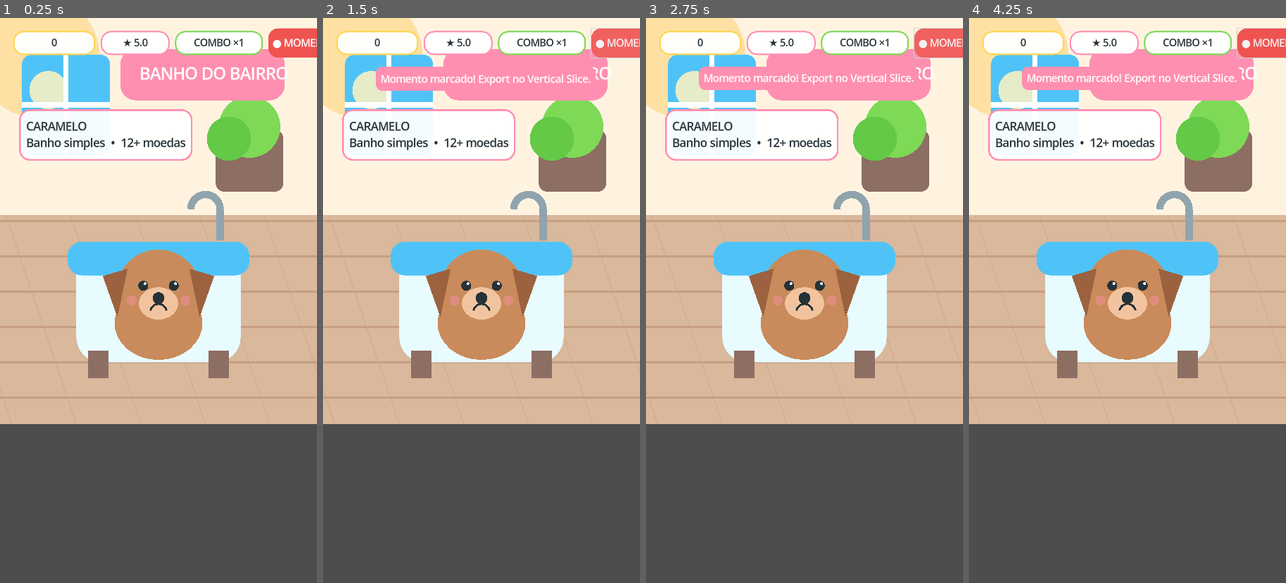
Above: before the commit, frames 1-4 (left to right).
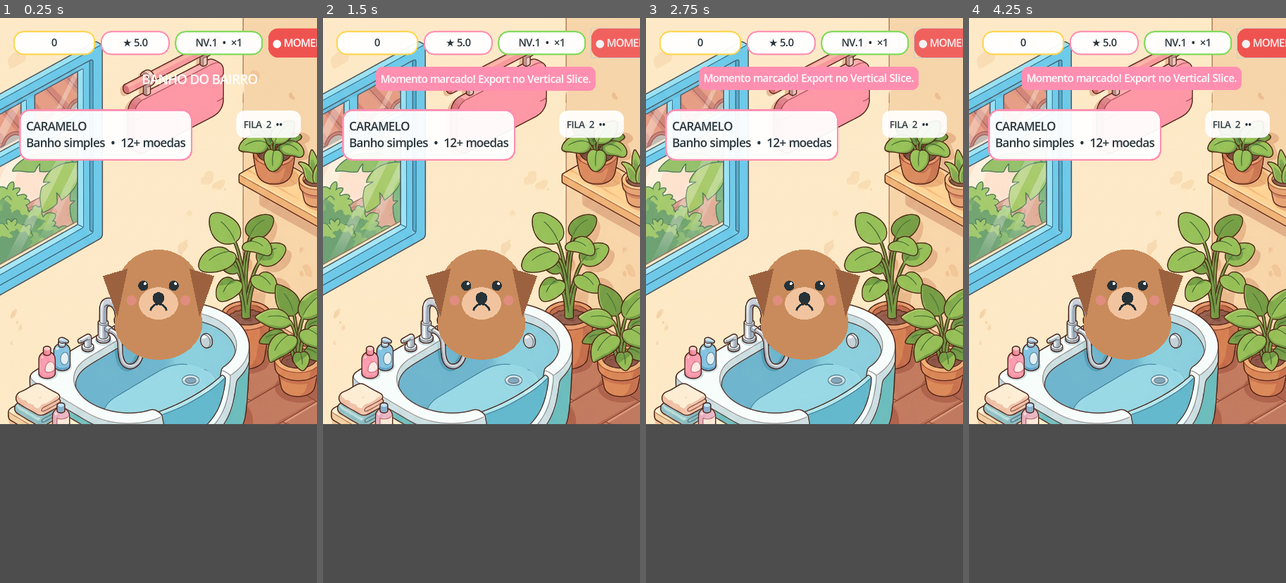
Above: after the commit, the same moments.

Repository: berger33/game_idlepet
Game: Godot game, scene res://scenes/main/Main.tscn
The game is run twice, just before and just after one commit, with the same random seed, the same clock (stepped at 60 frames per second) and the same inputs.
Inputs (mouse positions are in pixels of both pictures, inside the frame that each line leads up to):
- Up to frame 1 (0.25 s): no input
- Up to frame 2 (1.5 s): click "● MOMENTO" at 0.5 s; click "● MOMENTO" at 1.25 s
- Up to frame 3 (2.75 s): click "● MOMENTO" at 2 s
- Up to frame 4 (4.25 s): tap Enter at 2.75 s; move the mouse to (1197, 272) at 2.77 s; click (1197, 272) at 2.92 s; tap Space at 3.5 s; drag from (1064, 328) to (1111, 413) at 3.52 s

The runs differ from the first frame. In frame 1, 51% of the frame differs, in the area x 0-100%, y 0-72%; in frame 2, 49%; in frame 3, 49%; in frame 4, 49%.

Commit message:
feat: consolidate progression and professional visual polish
Co-authored-by: arena-agent <297053741+arena-agent@users.noreply.github.com>

Diff:
--- a/autoload/AudioManager.gd
+++ b/autoload/AudioManager.gd
@@ -3,6 +3,7 @@
 
 const SAMPLE_RATE: int = 22050
 var player: AudioStreamPlayer
+var music_player: AudioStreamPlayer
 var cache: Dictionary = {}
 
 
@@ -16,6 +17,12 @@
 	cache[&"perfect"] = _chime([660.0, 880.0, 1320.0], 0.12)
 	cache[&"error"] = _chime([220.0, 165.0], 0.13)
 	cache[&"review"] = _chime([740.0, 988.0], 0.1)
+	music_player = AudioStreamPlayer.new()
+	music_player.bus = &"Master"
+	music_player.stream = _ambient_loop()
+	music_player.volume_db = linear_to_db(float(GameState.settings.get("music", 0.7)) * 0.22)
+	add_child(music_player)
+	music_player.play()
 
 
 func play(sfx: StringName) -> void:
@@ -53,6 +60,35 @@
 	return _wav(bytes)
 
 
+func _ambient_loop() -> AudioStreamWAV:
+	var duration: float = 8.0
+	var frames: int = int(SAMPLE_RATE * duration)
+	var bytes: PackedByteArray = PackedByteArray()
+	bytes.resize(frames * 2)
+	var chords: Array = [
+		[261.63, 329.63, 392.00],
+		[220.00, 261.63, 329.63],
+		[174.61, 220.00, 261.63],
+		[196.00, 246.94, 293.66],
+	]
+	for i: int in frames:
+		var time: float = float(i) / SAMPLE_RATE
+		var chord: Array = chords[int(time / 2.0) % chords.size()]
+		var sample_value: float = 0.0
+		for frequency: float in chord:
+			sample_value += sin(TAU * frequency * time) * 0.06
+		var beat_phase: float = fmod(time, 0.5) / 0.5
+		var melody_frequency: float = chord[int(time * 2.0) % chord.size()] * 2.0
+		sample_value += sin(TAU * melody_frequency * time) * 0.04 * (1.0 - beat_phase)
+		var sample: int = int(clampf(sample_value, -0.3, 0.3) * 32767.0)
+		bytes.encode_s16(i * 2, sample)
+	var stream: AudioStreamWAV = _wav(bytes)
+	stream.loop_mode = AudioStreamWAV.LOOP_FORWARD
+	stream.loop_begin = 0
+	stream.loop_end = frames
+	return stream
+
+
 func _wav(bytes: PackedByteArray) -> AudioStreamWAV:
 	var stream: AudioStreamWAV = AudioStreamWAV.new()
 	stream.format = AudioStreamWAV.FORMAT_16_BITS
--- a/autoload/GameState.gd
+++ b/autoload/GameState.gd
@@ -1,7 +1,7 @@
 extends Node
 ## Estado autoritativo serializável da sessão.
 
-const SAVE_VERSION: int = 2
+const SAVE_VERSION: int = 3
 var coins: float = 0.0
 var embers: int = 0
 var franchise_tokens: int = 0
@@ -10,6 +10,8 @@
 var combo: int = 0
 var best_combo: int = 0
 var services_completed: int = 0
+var player_level: int = 1
+var player_xp: int = 0
 var reviews_total: int = 0
 var reviews_sum: int = 0
 var prestige_level: int = 0
@@ -101,6 +103,8 @@
 		"combo": combo,
 		"best_combo": best_combo,
 		"services_completed": services_completed,
+		"player_level": player_level,
+		"player_xp": player_xp,
 		"reviews_total": reviews_total,
 		"reviews_sum": reviews_sum,
 		"prestige_level": prestige_level,
@@ -128,6 +132,8 @@
 	combo = int(data.get("combo", 0))
 	best_combo = int(data.get("best_combo", combo))
 	services_completed = int(data.get("services_completed", 0))
+	player_level = int(data.get("player_level", 1))
+	player_xp = int(data.get("player_xp", 0))
 	reviews_total = int(data.get("reviews_total", 0))
 	reviews_sum = int(data.get("reviews_sum", 0))
 	prestige_level = int(data.get("prestige_level", 0))
@@ -212,9 +218,28 @@
 	if total_coins + reward >= 500.0:
 		establishment_tier = maxi(establishment_tier, 2)
 	_check_achievements(quality)
+	_add_xp(15 if quality == &"perfect" else 10)
 	add_coins(reward, &"service")
 	EventBus.combo_changed.emit(combo)
 	SaveManager.request_save()
+
+
+func xp_to_next_level() -> int:
+	return 40 + (player_level - 1) * 20
+
+
+func _add_xp(amount: int) -> void:
+	player_xp += amount
+	while player_xp >= xp_to_next_level():
+		player_xp -= xp_to_next_level()
+		player_level += 1
+		var level_reward: int = 20 + player_level * 5
+		coins += level_reward
+		total_coins += level_reward
+		EventBus.toast_requested.emit(
+			"Nível %d! +%d moedas" % [player_level, level_reward], Color("4fc3f7")
+		)
+		Analytics.track(&"level_up", {"level": player_level})
 
 
 func _check_achievements(quality: StringName) -> void:
--- a/autoload/SaveManager.gd
+++ b/autoload/SaveManager.gd
@@ -97,6 +97,11 @@
 		data["last_daily_claim"] = ""
 		data["daily_streak"] = 0
 		data["establishment_tier"] = 1
+		version = 2
+	if version == 2:
+		data["version"] = 3
+		data["player_level"] = 1 + int(data.get("services_completed", 0)) / 5
+		data["player_xp"] = 0
 	return data
 
 
--- a/core/gameplay/PetShopCanvas.gd
+++ b/core/gameplay/PetShopCanvas.gd
@@ -1,6 +1,9 @@
 class_name PetShopCanvas
 extends Control
-## Arte vetorial procedural coesa; substituível por atlas sem mudar gameplay.
+## Cenário ilustrado + personagens/VFX vetoriais em runtime.
+
+const BATH_BACKGROUND: Texture2D = preload("res://art/backgrounds/petshop_quintal.png")
+const GROOM_BACKGROUND: Texture2D = preload("res://art/backgrounds/petshop_tosa.png")
 
 var pet_position: Vector2 = Vector2(540, 930)
 var pet_happy: bool = false
@@ -10,15 +13,25 @@
 var celebration: float = 0.0
 var shake_phase: float = 0.0
 var service_mode: StringName = &"bath"
+var upgrade_level: int = 0
+var arrival_time: float = 1.0
+var queue_box: StyleBoxFlat
+var level_box: StyleBoxFlat
+var fur_color: Color = Color("c98b5b")
+var ear_color: Color = Color("9c623f")
+var muzzle_color: Color = Color("f1c49f")
 
 
 func _ready() -> void:
+	queue_box = _box(Color("ffffff", 0.92), 28)
+	level_box = _box(Color("ffd54f", 0.94), 28)
 	mouse_filter = Control.MOUSE_FILTER_IGNORE
 	set_process(true)
 
 
 func _process(delta: float) -> void:
 	shake_phase += delta
+	arrival_time = minf(1.0, arrival_time + delta * 2.8)
 	celebration = maxf(0.0, celebration - delta)
 	for bubble: Dictionary in bubbles:
 		bubble["p"] = bubble["p"] + Vector2(0, -float(bubble["speed"]) * delta)
@@ -47,6 +60,26 @@
 	celebration = 1.8
 
 
+func set_pet_identity(pet_name: String) -> void:
+	if pet_name == "Luna":
+		fur_color = Color("f2dfcf")
+		ear_color = Color("c9a58d")
+		muzzle_color = Color("fff3e0")
+	elif pet_name == "Thor":
+		fur_color = Color("8d5a3b")
+		ear_color = Color("5d4037")
+		muzzle_color = Color("d8b08c")
+	else:
+		fur_color = Color("c98b5b")
+		ear_color = Color("9c623f")
+		muzzle_color = Color("f1c49f")
+
+
+func arrive() -> void:
+	arrival_time = 0.0
+	pet_happy = false
+
+
 func reset_pet() -> void:
 	pet_happy = false
 	pet_wet = false
@@ -54,44 +87,51 @@
 
 
 func _draw() -> void:
-	# Parede ensolarada e piso pseudo-isométrico.
-	draw_rect(Rect2(0, 0, size.x, size.y), Color("fff3e0"))
-	draw_circle(Vector2(130, 130), 210, Color("ffe0a3"))
-	draw_rect(Rect2(0, 670, size.x, size.y - 670), Color("d9b89c"))
-	for y: int in range(690, int(size.y), 120):
-		draw_line(Vector2(0, y), Vector2(size.x, y), Color("c79e82"), 5)
-	for x: int in range(-200, int(size.x) + 200, 220):
-		draw_line(Vector2(x, 670), Vector2(x + 240, size.y), Color("c79e82", 0.5), 3)
-	# Janela e plantas.
-	_rounded(Rect2(75, 125, 300, 340), Color("4fc3f7"), 32)
-	draw_circle(Vector2(165, 245), 65, Color("fff3bf", 0.85))
-	draw_line(Vector2(225, 125), Vector2(225, 465), Color.WHITE, 18)
-	draw_line(Vector2(75, 295), Vector2(375, 295), Color.WHITE, 18)
-	_rounded(Rect2(735, 380, 230, 210), Color("8d6e63"), 28)
-	draw_circle(Vector2(850, 370), 105, Color("7ed957"))
-	draw_circle(Vector2(780, 410), 75, Color("63c947"))
-	# Placa.
-	_rounded(Rect2(410, 105, 560, 175), Color("ff8fb1"), 52)
+	var background: Texture2D = GROOM_BACKGROUND if service_mode == &"groom" else BATH_BACKGROUND
+	var source_height: float = minf(981.0, background.get_height())
+	draw_texture_rect_region(
+		background,
+		Rect2(Vector2.ZERO, size),
+		Rect2(0.0, 0.0, float(background.get_width()), source_height)
+	)
+	# A placa da ilustração permanece sem texto; o título é localizado em runtime.
+	var room_title: String = "TOSA DO BAIRRO" if service_mode == &"groom" else "BANHO DO BAIRRO"
 	draw_string(
 		ThemeDB.fallback_font,
-		Vector2(475, 210),
-		"BANHO DO BAIRRO",
+		Vector2(430, 225),
+		room_title,
+		HORIZONTAL_ALIGNMENT_CENTER,
+		500,
+		42,
+		Color.WHITE
+	)
+	# Progressão visual e fila mantêm decisões visíveis sem abrir menus.
+	draw_style_box(queue_box, Rect2(805, 315, 220, 92))
+	draw_string(
+		ThemeDB.fallback_font,
+		Vector2(830, 374),
+		"FILA  2  ••",
 		HORIZONTAL_ALIGNMENT_LEFT,
 		-1,
-		54,
-		Color.WHITE
-	)
-	# Banheira.
-	draw_set_transform(Vector2.ZERO)
-	_rounded(Rect2(260, 780, 560, 390), Color("e8fbff"), 85)
-	_rounded(Rect2(230, 760, 620, 115), Color("4fc3f7"), 50)
-	draw_rect(Rect2(300, 1130, 70, 95), Color("8d6e63"))
-	draw_rect(Rect2(710, 1130, 70, 95), Color("8d6e63"))
-	draw_line(Vector2(750, 755), Vector2(750, 650), Color("90a4ae"), 26)
-	draw_arc(Vector2(700, 650), 50, PI, TAU, 20, Color("90a4ae"), 25)
-	# Pet.
+		30,
+		Color("263238")
+	)
+	if upgrade_level > 0:
+		draw_style_box(level_box, Rect2(70, 500, 250, 78))
+		draw_string(
+			ThemeDB.fallback_font,
+			Vector2(95, 552),
+			"ESTAÇÃO  Nv.%d" % upgrade_level,
+			HORIZONTAL_ALIGNMENT_LEFT,
+			-1,
+			28,
+			Color("263238")
+		)
+	# Pet entra com antecipação lateral e passa a reagir no centro da estação.
 	var bounce: float = sin(shake_phase * 5.0) * (7.0 if pet_happy else 2.0)
-	_draw_pet(pet_position + Vector2(0, bounce))
+	var eased_arrival: float = 1.0 - pow(1.0 - arrival_time, 3.0)
+	var pet_center: Vector2 = pet_position + Vector2((1.0 - eased_arrival) * -430.0, bounce)
+	_draw_pet(pet_center)
 	# Espuma ou tufos respondem à mecânica ativa.
 	var effect_count: int = int(progress * 18.0)
 	for i: int in effect_count:
@@ -126,7 +166,7 @@
 
 
 func _draw_pet(center: Vector2) -> void:
-	var fur: Color = Color("c98b5b") if not pet_wet else Color("986849")
+	var fur: Color = fur_color if not pet_wet else fur_color.darkened(0.24)
 	# Corpo, cabeça e orelhas de vira-lata caramelo.
 	draw_ellipse(center + Vector2(0, 105), Vector2(150, 125), fur)
 	draw_circle(center, 145, fur)
@@ -139,7 +179,7 @@
 				center + Vector2(-140, 85)
 			]
 		),
-		Color("9c623f")
+		ear_color
 	)
 	draw_colored_polygon(
 		PackedVector2Array(
@@ -149,13 +189,13 @@
 				center + Vector2(140, 85)
 			]
 		),
-		Color("9c623f")
+		ear_color
 	)
 	draw_circle(center + Vector2(-52, -22), 17, Color("263238"))
 	draw_circle(center + Vector2(52, -22), 17, Color("263238"))
 	draw_circle(center + Vector2(-46, -29), 5, Color.WHITE)
 	draw_circle(center + Vector2(58, -29), 5, Color.WHITE)
-	draw_ellipse(center + Vector2(0, 38), Vector2(67, 55), Color("f1c49f"))
+	draw_ellipse(center + Vector2(0, 38), Vector2(67, 55), muzzle_color)
 	draw_circle(center + Vector2(0, 20), 20, Color("263238"))
 	if pet_happy:
 		draw_arc(center + Vector2(0, 52), 38, 0.12, PI - 0.12, 22, Color("263238"), 8)
@@ -174,10 +214,6 @@
 	draw_colored_polygon(points, color)
 
 
-func _rounded(rect: Rect2, color: Color, radius: float) -> void:
-	draw_style_box(_box(color, radius), rect)
-
-
 func _box(color: Color, radius: float) -> StyleBoxFlat:
 	var box: StyleBoxFlat = StyleBoxFlat.new()
 	box.bg_color = color
--- a/scenes/main/Main.gd
+++ b/scenes/main/Main.gd
@@ -164,6 +164,9 @@
 	AudioManager.play(&"perfect" if quality == &"perfect" else &"coin")
 	HapticsManager.success()
 	result_title.text = "PERFEITO!" if quality == &"perfect" else "MUITO BOM!"
+	if GameState.combo >= 5:
+		result_title.text = "BANHO QUENTE ×%d" % GameState.combo
+		Analytics.track(&"combo_reached", {"level": GameState.combo})
 	result_title.modulate = Color("ffd54f") if quality == &"perfect" else GREEN
 	var outcome: String = (
 		"saiu limpinho!" if current_service == &"bath" else "ganhou um visual novo!"
@@ -235,7 +238,8 @@
 		"%s quer %s. Toque em SERVIR."
 		% [current_pet_name, "um banho" if current_service == &"bath" else "uma tosa"]
 	)
-	world.pet_happy = false
+	world.set_pet_identity(current_pet_name)
+	world.arrive()
 	Analytics.track(&"pet_arrived", {"rarity": "common", "pet_id": current_pet_name.to_lower()})
 
 
@@ -271,8 +275,10 @@
 
 func _refresh_economy(_currency: StringName = &"coins", _amount: float = 0.0) -> void:
 	coin_label.text = "%d" % int(GameState.coins)
-	combo_label.text = "COMBO ×%d" % maxi(1, GameState.combo)
+	combo_label.text = "NV.%d  •  ×%d" % [GameState.player_level, maxi(1, GameState.combo)]
 	review_label.text = "★ %.1f" % GameState.review_average()
+	if is_instance_valid(world):
+		world.upgrade_level = GameState.bath_upgrade_level
 	var cost: float = Economy.upgrade_cost(GameState.bath_upgrade_level)
 	upgrade_button.text = (
 		"MELHORAR BANHEIRA  Nv.%d\n%d moedas" % [GameState.bath_upgrade_level, int(cost)]
Binary file added: art/backgrounds/petshop_quintal.png
Binary file added: art/backgrounds/petshop_tosa.png
Not shown, changed: README.md
Not shown, added: art/ASSET_MANIFEST.md
Not shown, changed: docs/FINAL_REPORT.md
Not shown, added: docs/POLISH_AND_RETENTION_REPORT.md
Not shown, changed: docs/READINESS_AUDIT.md
Not shown, changed: tests/test_data_and_economy.py
